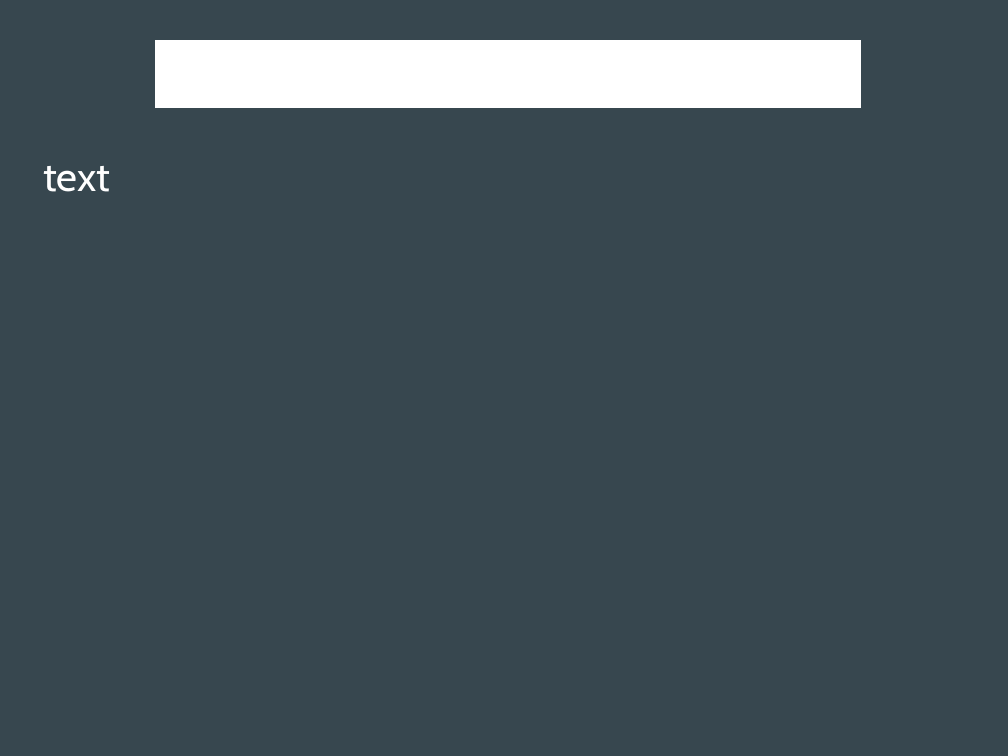
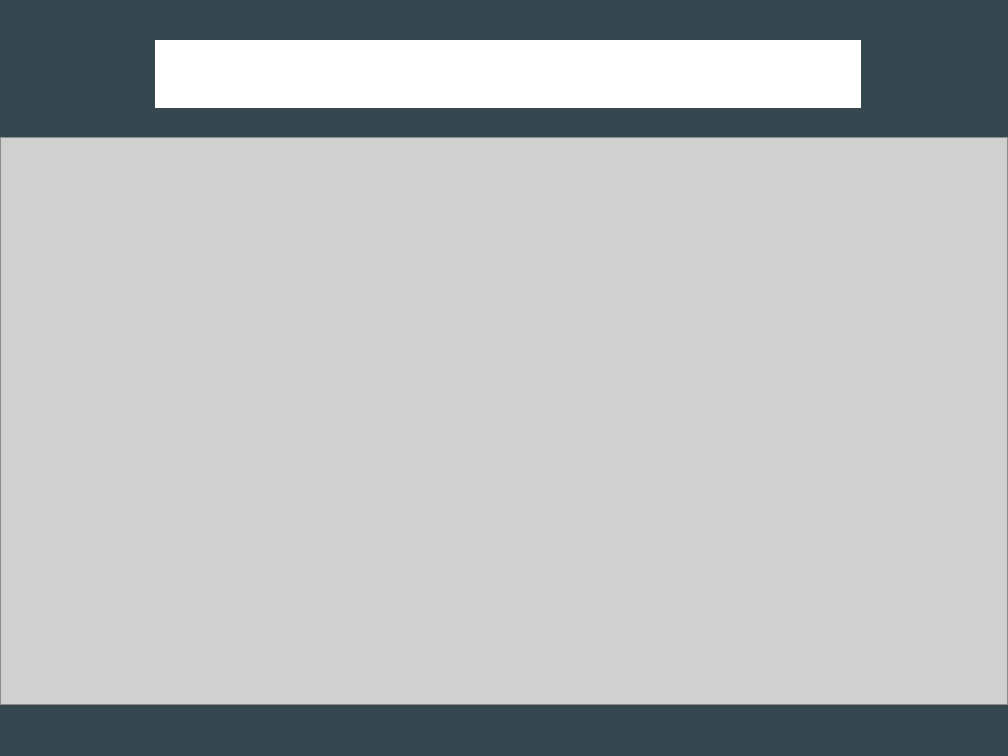
Before and after one commit to kentarchie/PebbleUniforumTalk, a slide deck: slide 14 of PebbleDevTalk.odp. Drawn at 1008x756 pixels with LibreOffice and Linux fonts; fonts in the diff are those of the drawing; grey boxes stand for pictures. Boxes give left, top, right and bottom in pixels: in the first picture for what was removed or moved away, otherwise in the second. Text is boxed around its words. In the diff, an @@ line names an element or a change of style, - is before the commit and + after.

```diff
--- a/PebbleDevTalk.odp
+++ b/PebbleDevTalk.odp
@@ picture added at [0,137,1008,704] @@
@@ text removed at [43,166,110,192] @@
-text
```
Also in this commit, not shown: 4 slides added.
